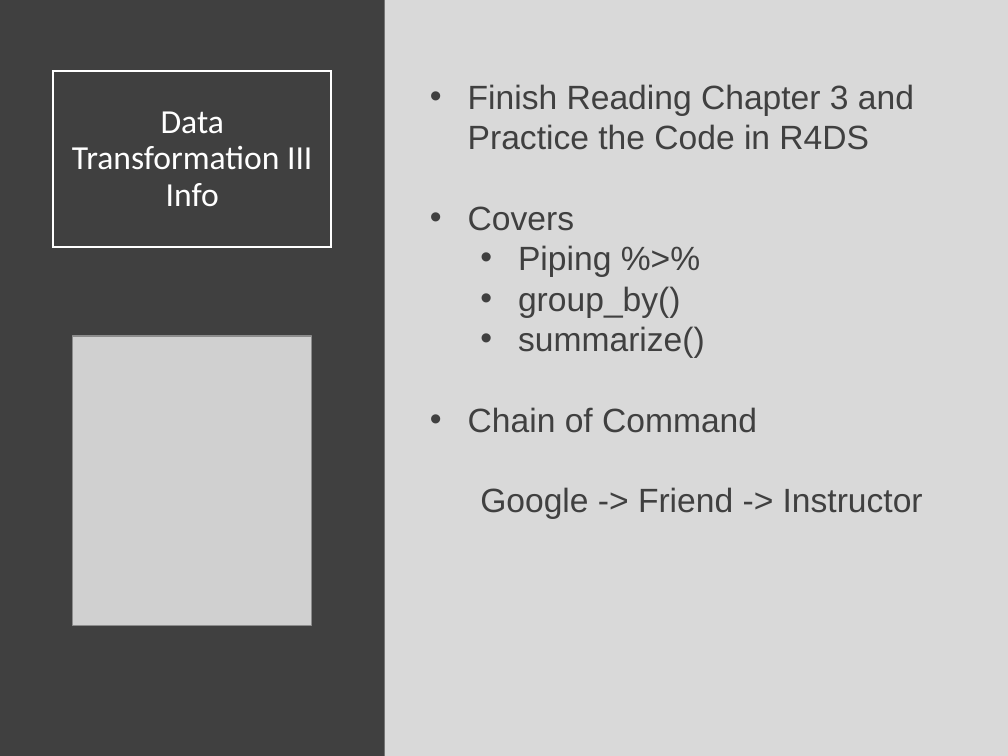
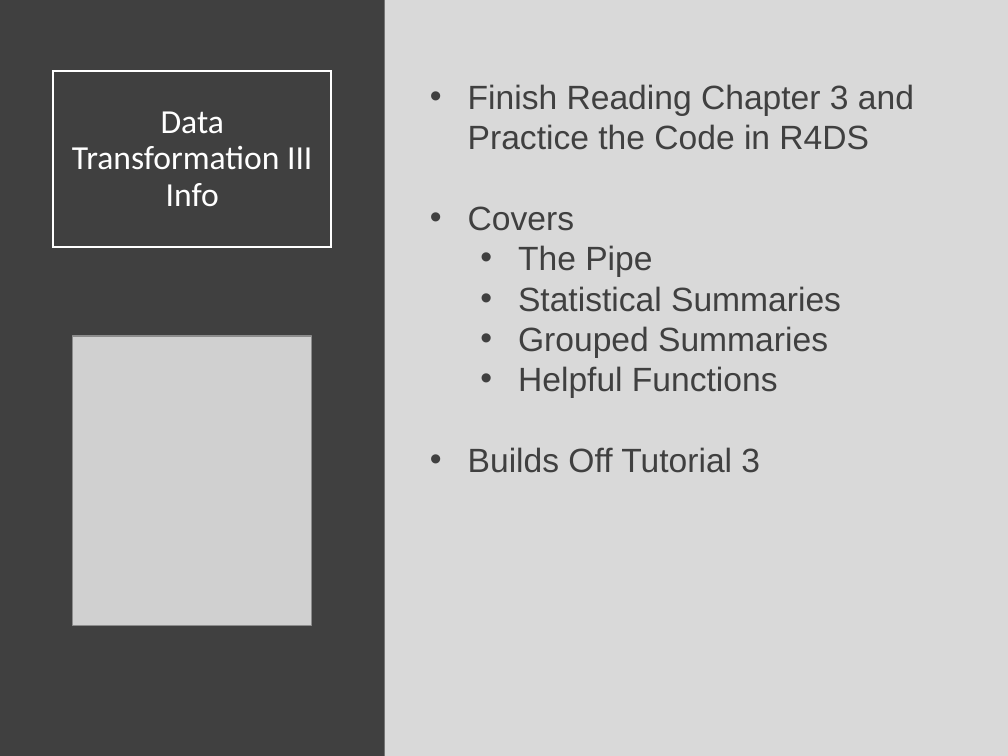
Before and after one commit to Yixf-Self/STOR320_WEBSITE, a slide deck: slide 2 of Lecture/Lecture 6/Lecture 6.pptx. Drawn at 1008x756 pixels with LibreOffice and Linux fonts; fonts in the diff are those of the drawing; grey boxes stand for pictures. Boxes give left, top, right and bottom in pixels: in the first picture for what was removed or moved away, otherwise in the second. Text is boxed around its words. In the diff, an @@ line names an element or a change of style, - is before the commit and + after.

Commit message:
Lecture 6 Commit

```diff
--- a/Lecture/Lecture 6/Lecture 6.pptx
+++ b/Lecture/Lecture 6/Lecture 6.pptx
@@ text at (468,245,841,473): text changed @@
-  • Piping %>%
-  • group_by()
-  • summarize()
-• Chain of Command
-Google -> Friend -> Instructor
+  • The Pipe
+  • Statistical Summaries
+  • Grouped Summaries
+  • Helpful Functions
+• Builds Off Tutorial 3
```
Also in this commit, not shown: 17 slides added, 6 other files.
